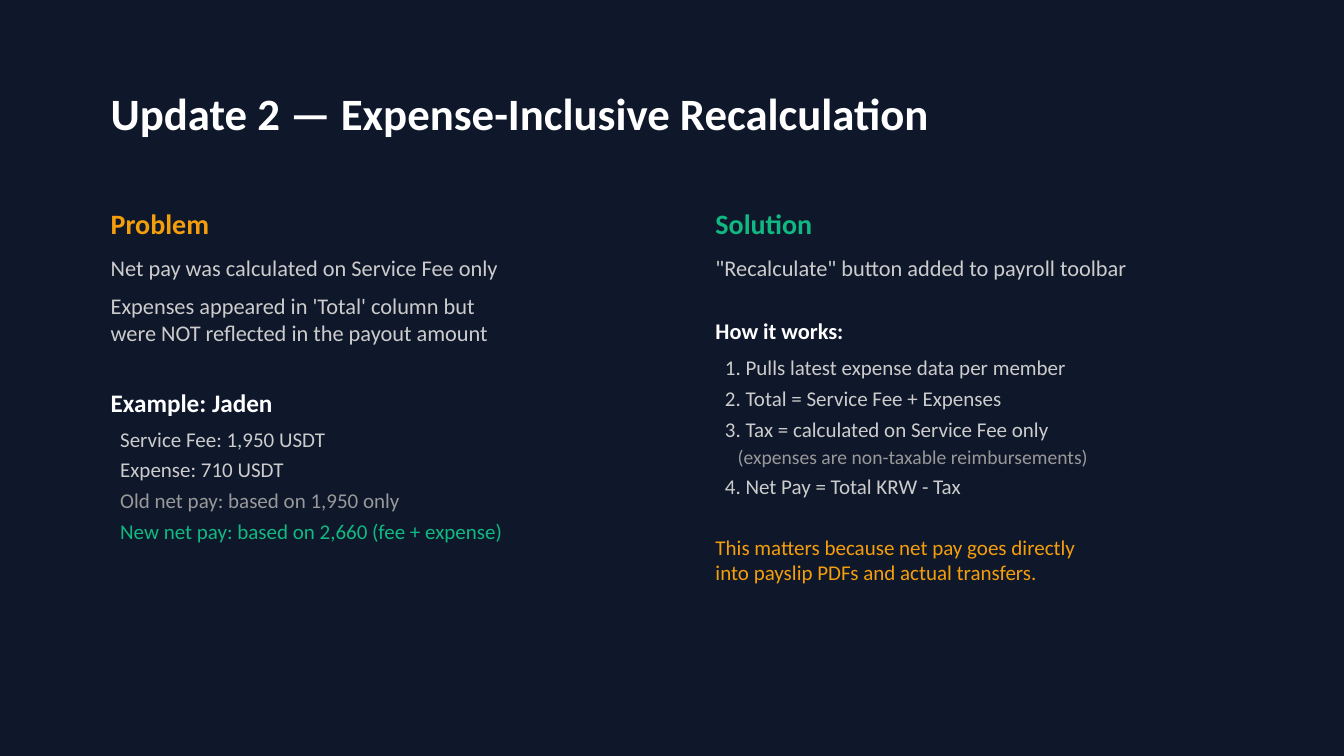
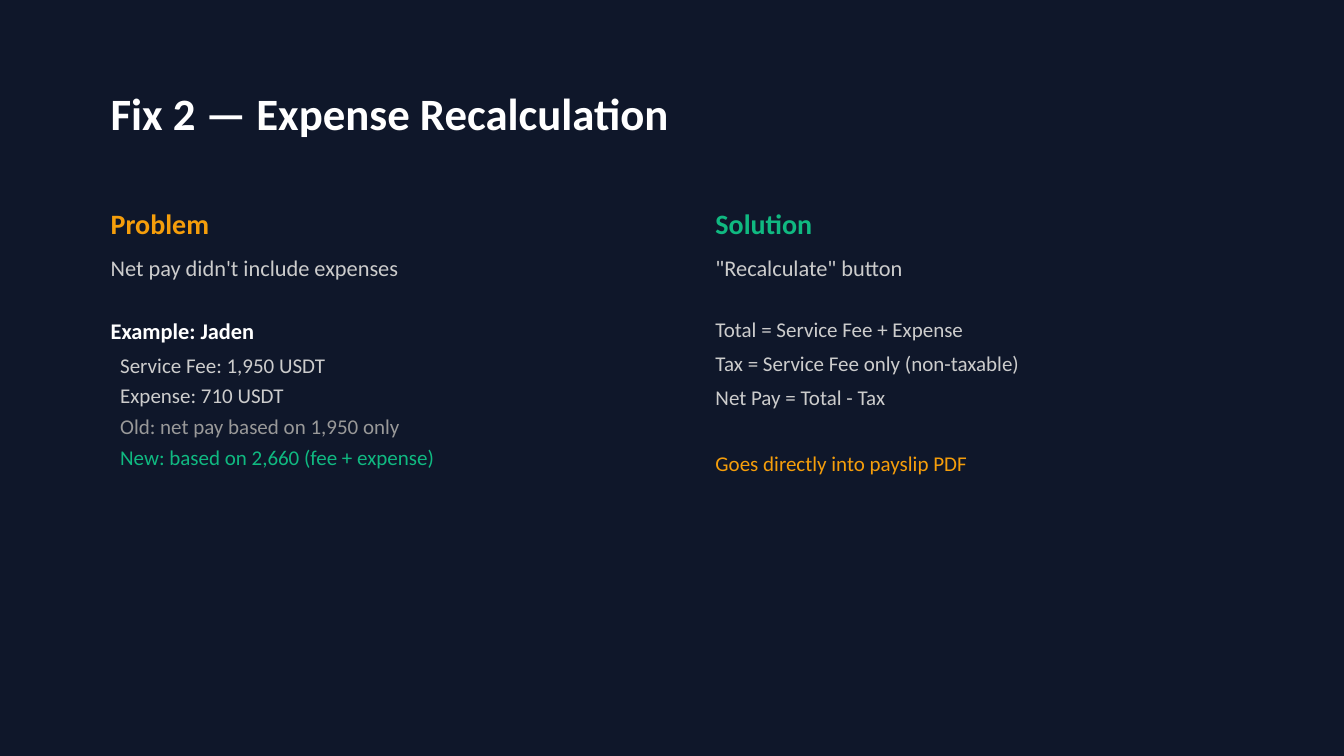
Before and after one commit to tokamak-network/hr-automation-process, a slide deck: slide 4 of docs/10. update-2026-05-28.pptx. Drawn at 1344x756 pixels with LibreOffice and Linux fonts; fonts in the diff are those of the drawing. Boxes give left, top, right and bottom in pixels: in the first picture for what was removed or moved away, otherwise in the second. Text is boxed around its words. In the diff, an @@ line names an element or a change of style, - is before the commit and + after.

```diff
--- a/docs/10. update-2026-05-28.pptx
+++ b/docs/10. update-2026-05-28.pptx
@@ text at bbox=[111, 98, 668, 137]: text changed @@
-Update 2 — Expense-Inclusive Recalculation
+Fix 2 — Expense Recalculation
@@ text at bbox=[111, 260, 398, 280]: text changed @@
-Net pay was calculated on Service Fee only
-Expenses appeared in 'Total' column but
-were NOT reflected in the payout amount
+Net pay didn't include expenses
@@ text at bbox=[715, 260, 1019, 475]: text changed @@
-"Recalculate" button added to payroll toolbar
-How it works:
-1. Pulls latest expense data per member
-2. Total = Service Fee + Expenses
-3. Tax = calculated on Service Fee only
-(expenses are non-taxable reimbursements)
-4. Net Pay = Total KRW - Tax
-This matters because net pay goes directly
-into payslip PDFs and actual transfers.
+"Recalculate" button
+Total = Service Fee + Expense
+Tax = Service Fee only (non-taxable)
+Net Pay = Total - Tax
+Goes directly into payslip PDF
@@ text at bbox=[111, 323, 255, 343]: size 18 to 16 pt in "Example: Jaden"; less space between paragraphs @@
@@ text at bbox=[120, 419, 434, 469]: text changed @@
-Old net pay: based on 1,950 only
-New net pay: based on 2,660 (fee + expense)
+Old: net pay based on 1,950 only
+New: based on 2,660 (fee + expense)
```
Also in this commit, not shown: 5 other slides changed, 2 slides added, 2 slides removed, 1 other file.
